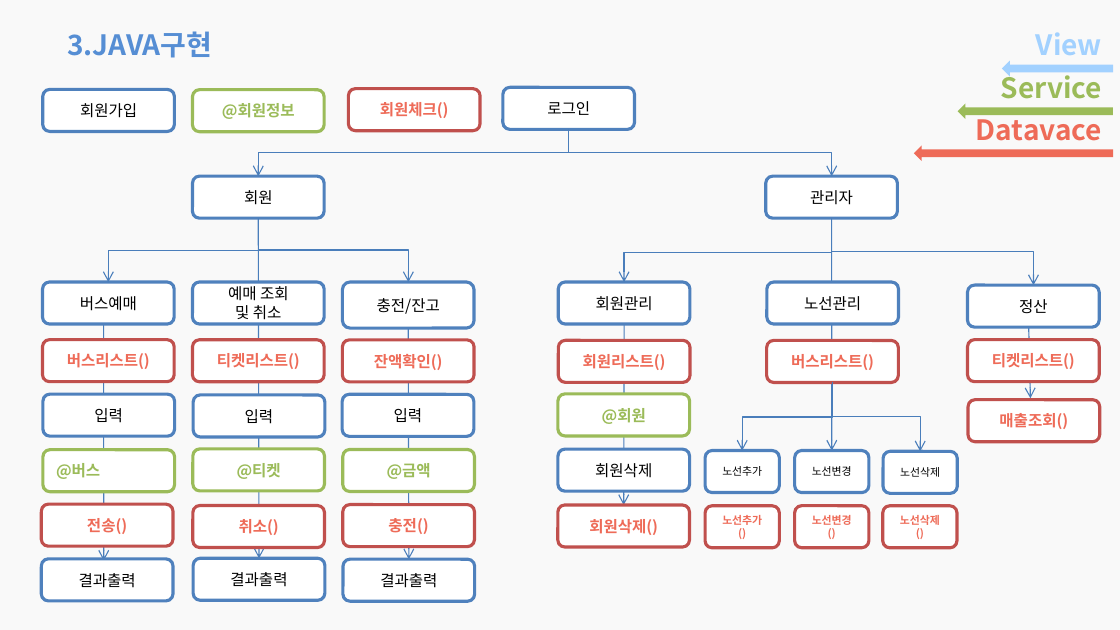
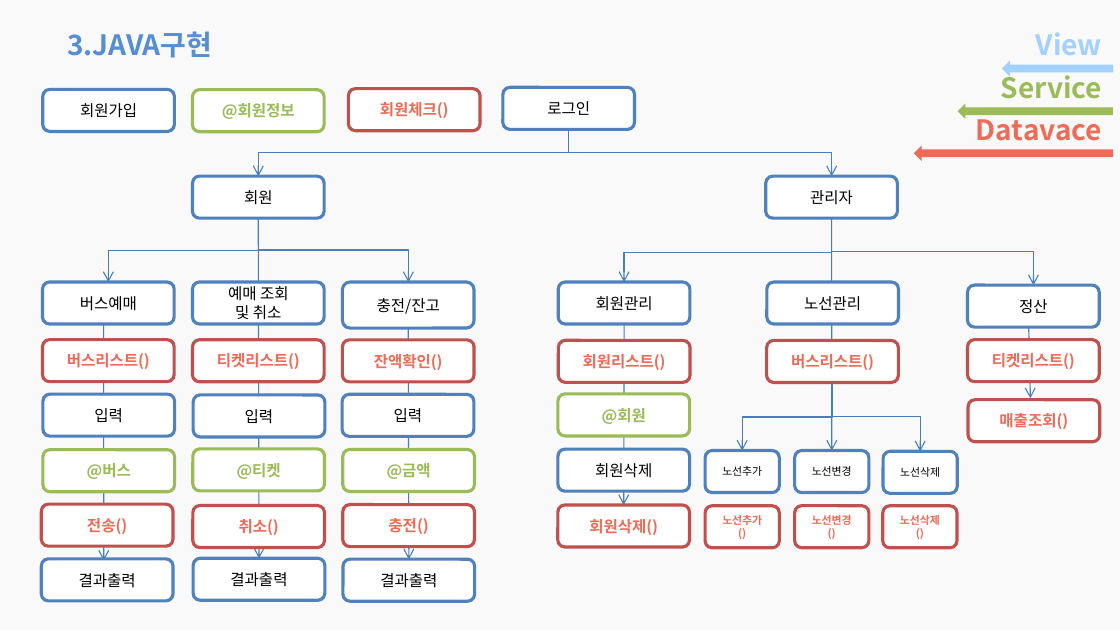
Before and after one commit to SwaKim/Tayo, a slide deck: slide 5 of Tayo Application.pptx. Drawn at 1120x630 pixels with LibreOffice and Linux fonts; fonts in the diff are those of the drawing. Boxes give left, top, right and bottom in pixels: in the first picture for what was removed or moved away, otherwise in the second. Text is boxed around its words. In the diff, an @@ line names an element or a change of style, - is before the commit and + after.

```diff
--- a/Tayo Application.pptx
+++ b/Tayo Application.pptx
@@ rounded rectangle "@버스" at (43, 450, 175, 493): alignment left to centre @@
```
Also in this commit, not shown: 3 other slides changed, 4 other files.
